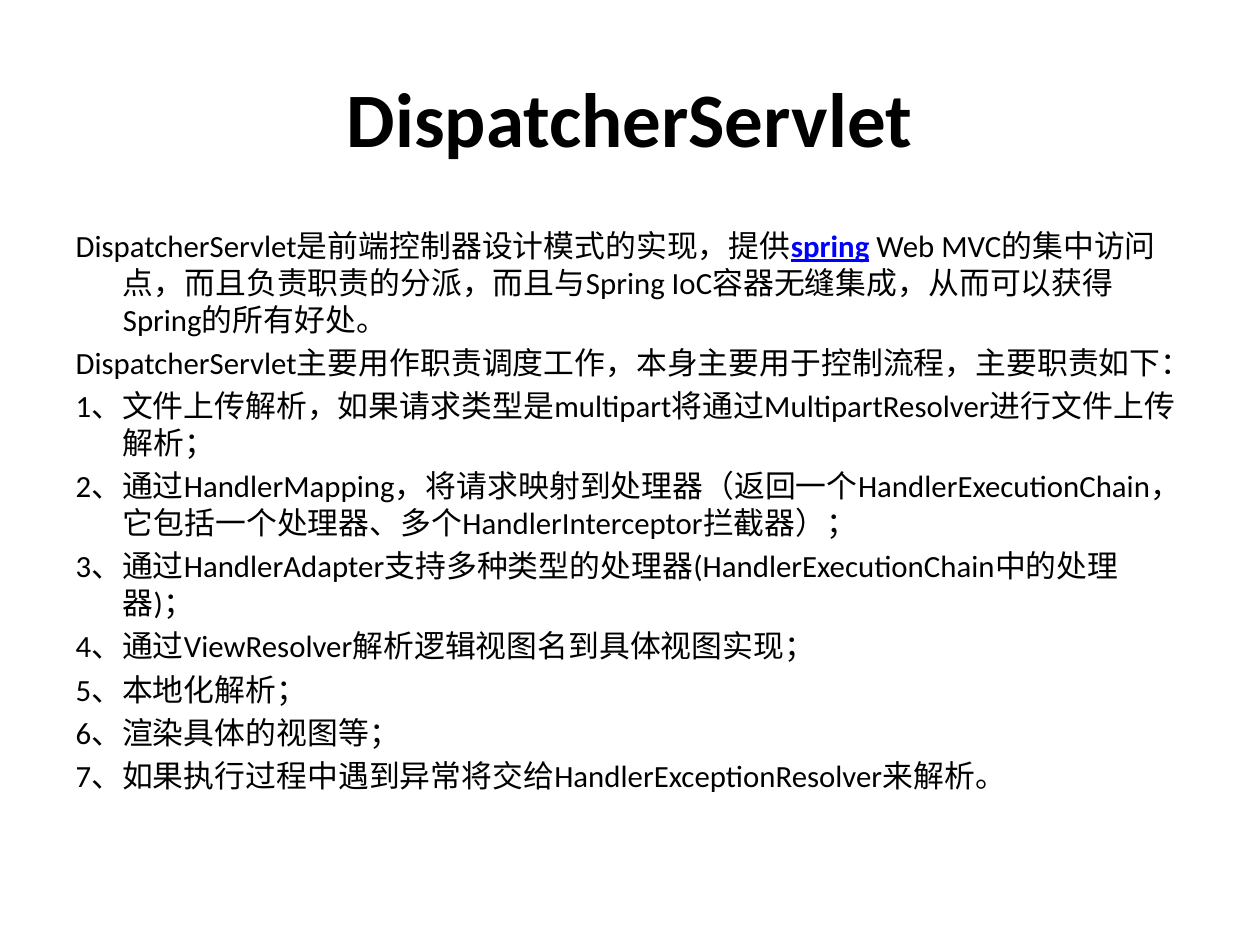
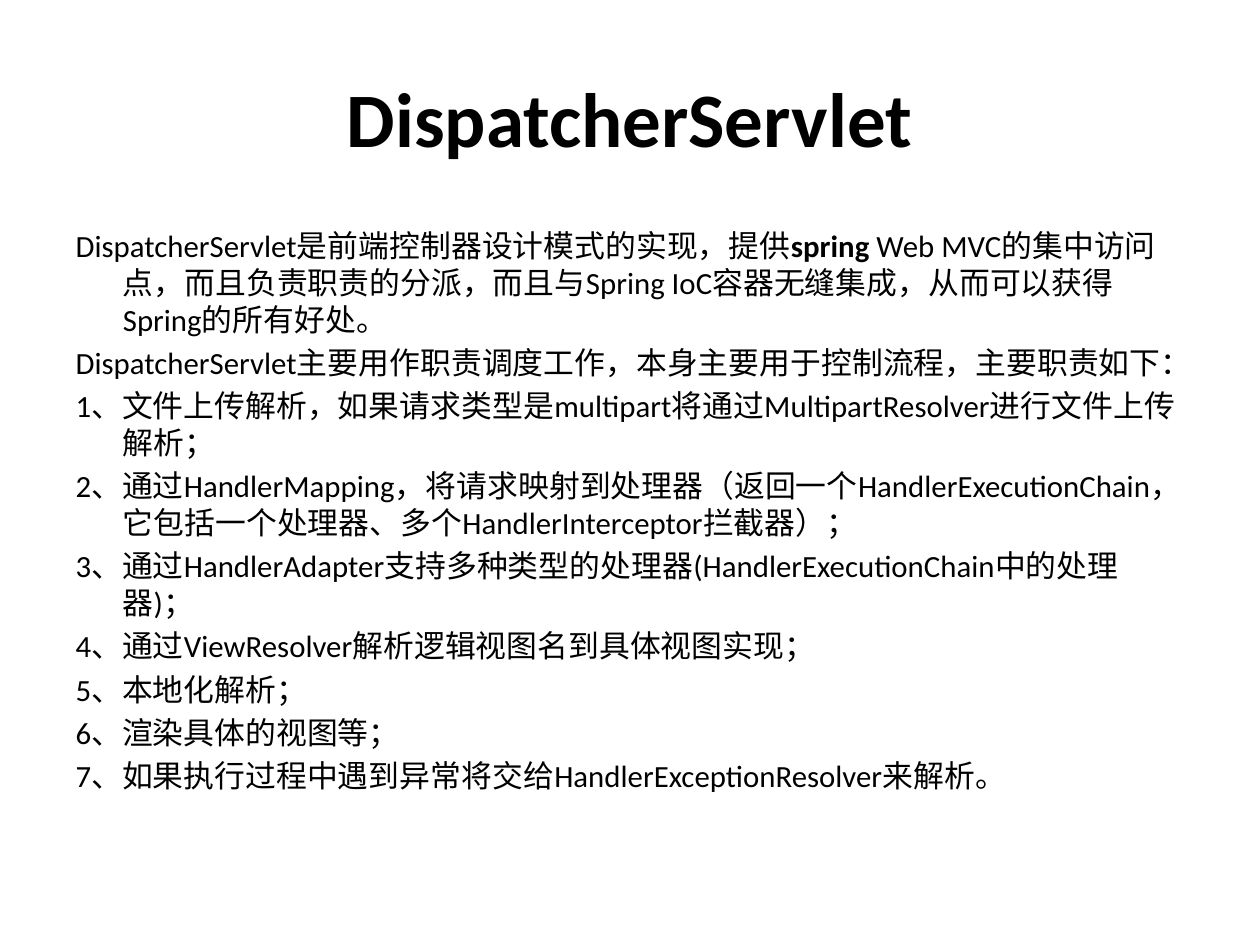
Before and after one commit to hejian1639/SpringMVC, a slide deck: slide 7 of Introduction.pptx (slide 9 before the commit). Drawn at 1260x945 pixels with LibreOffice and Linux fonts; fonts in the diff are those of the drawing. Boxes give left, top, right and bottom in pixels: in the first picture for what was removed or moved away, otherwise in the second. Text is boxed around its words. In the diff, an @@ line names an element or a change of style, - is before the commit and + after.

```diff
--- a/Introduction.pptx
+++ b/Introduction.pptx
@@ text at bbox=[76, 231, 1114, 337]: text colour #0000FF to #000000, underline off in "DispatcherServlet是前端控制器设计模式的实现，提供spring" @@
```
Also in this commit, not shown: 7 other slides changed, 7 slides added, 5 slides removed, 6 other files.
